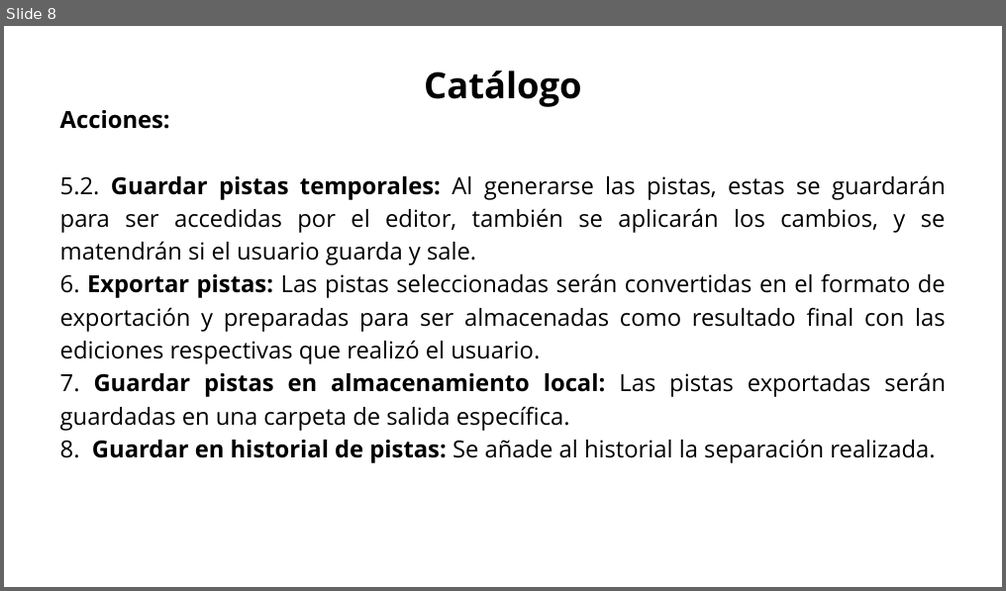
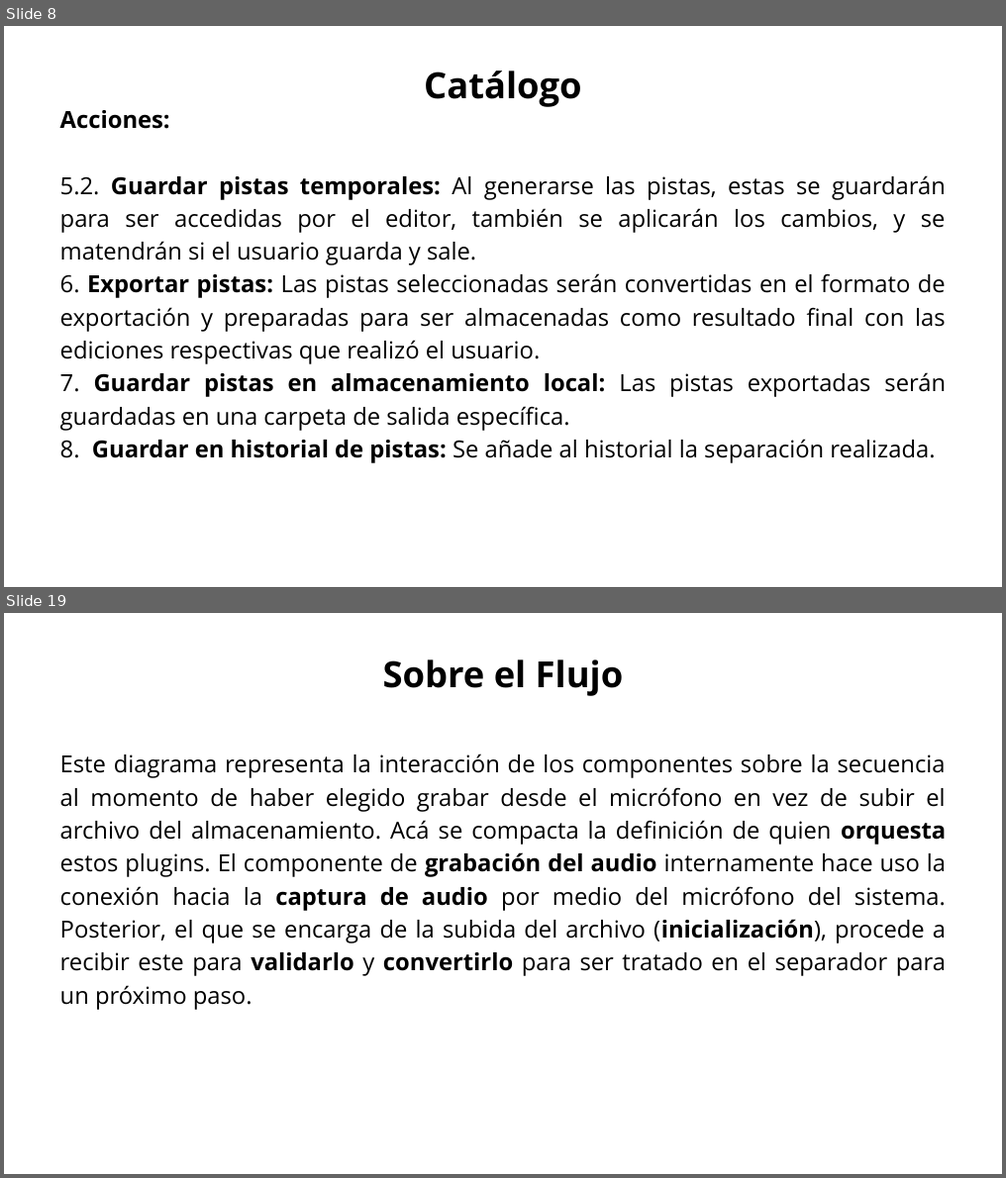
Before and after one commit to Jucer74/SoftwareArchitecture, a slide deck: Project/Views/SistemaSeparacionAudio.views.pptx. Shown one above the other, each under a label of ours: slide 8 before the commit, slides 8 and 19 after it; the slides between them are not shown. The pictures are 1006x591 and 1006x1178 pixels, drawn with LibreOffice and Linux fonts; fonts in the diff are those of the drawing. Boxes give left, top, right and bottom in pixels: in the first picture for what was removed or moved away, otherwise in the second. Text is boxed around its words. In the diff, an @@ line names an element or a change of style, - is before the commit and + after.

```diff
--- a/Project/Views/SistemaSeparacionAudio.views.pptx
+++ b/Project/Views/SistemaSeparacionAudio.views.pptx
@@ slide 19 added at (4, 613, 1002, 1174), background #FFFFFF @@
@@ text added at (383, 660, 624, 696), 52 pt, text #000000, bold @@
+Sobre el Flujo
@@ text added at (60, 754, 945, 1010), 34 pt, text #000000 @@
+Este diagrama representa la interacción de los componentes sobre la secuencia al momento de haber elegido grabar desde el micrófono en vez de subir el archivo del almacenamiento. Acá se compacta la definición de quien orquesta estos plugins. El componente de grabación del audio internamente hace uso la conexión hacia la captura de audio por medio del micrófono del sistema. Posterior, el que se encarga de la subida del archivo (inicialización), procede a recibir este para validarlo y convertirlo para ser tratado en el separador para un próximo paso.
```
Also in this commit, not shown: 10 slides changed, 6 other slides added, 5 slides removed.
